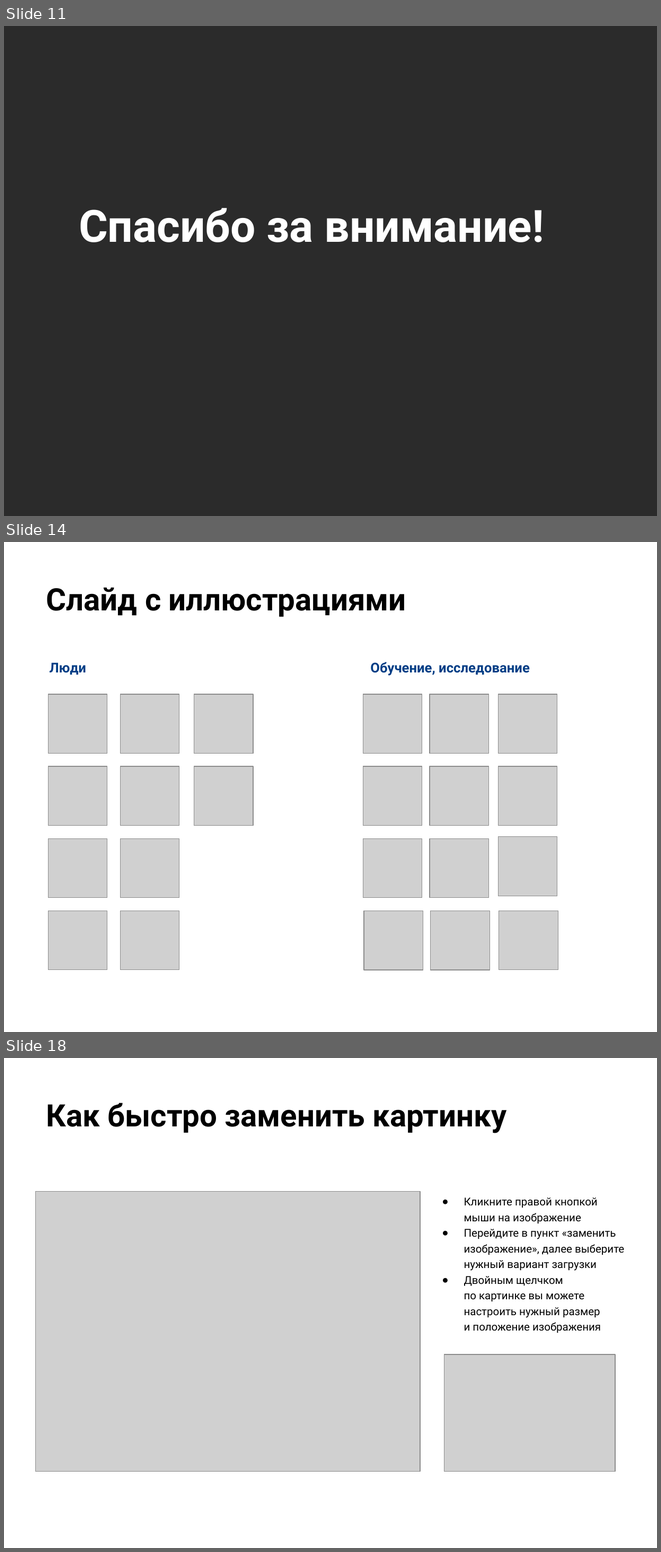
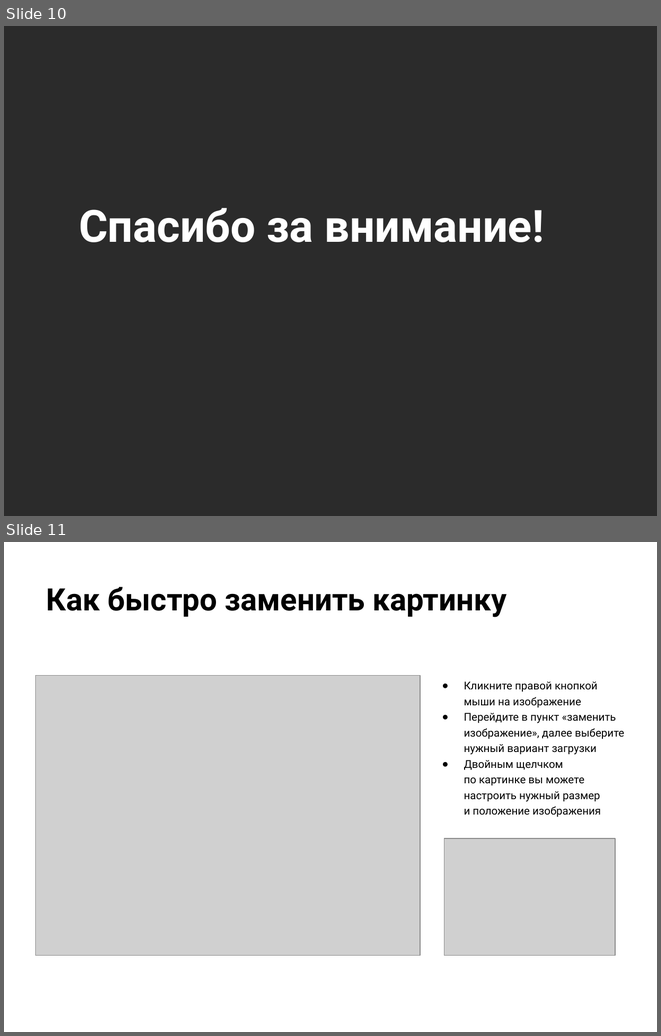
Before and after one commit to KateKorotkova/Otus.ProjectWork, a slide deck: Otus.ProjectWork.pptx. Shown one above the other, each under a label of ours: slides 11, 14 and 18 before the commit, slides 10 and 11 after it; the slides between them are not shown. The pictures are 661x1552 and 661x1036 pixels, drawn with LibreOffice and Linux fonts; fonts in the diff are those of the drawing; grey boxes stand for pictures; background and template pictures are left out; a plain dark background stands for a picture behind light text. Boxes give left, top, right and bottom in pixels: in the first picture for what was removed or moved away, otherwise in the second. Text is boxed around its words. In the diff, an @@ line names an element or a change of style, - is before the commit and + after.

```diff
--- a/Otus.ProjectWork.pptx
+++ b/Otus.ProjectWork.pptx
@@ slide 14 removed at (4, 542, 657, 1032), background picture (left out) @@
@@ title removed at (46, 587, 406, 617) @@
-Слайд с иллюстрациями
@@ subtitle removed at (50, 662, 86, 674) @@
-Люди
@@ subtitle removed at (370, 662, 530, 676) @@
-Обучение, исследование
@@ picture removed at (49, 694, 108, 753) @@
@@ picture removed at (120, 694, 179, 753) @@
@@ picture removed at (194, 694, 254, 753) @@
@@ picture removed at (363, 694, 423, 753) @@
@@ picture removed at (430, 694, 489, 753) @@
@@ picture removed at (498, 694, 558, 753) @@
@@ picture removed at (49, 766, 108, 826) @@
@@ picture removed at (120, 766, 179, 826) @@
@@ picture removed at (194, 766, 254, 826) @@
@@ picture removed at (363, 766, 423, 826) @@
@@ picture removed at (430, 766, 489, 826) @@
@@ picture removed at (498, 766, 558, 826) @@
@@ picture removed at (49, 838, 108, 898) @@
@@ picture removed at (120, 838, 179, 898) @@
@@ picture removed at (363, 838, 423, 898) @@
@@ picture removed at (430, 838, 489, 898) @@
@@ picture removed at (498, 837, 558, 896) @@
@@ picture removed at (49, 910, 108, 970) @@
@@ picture removed at (120, 910, 179, 970) @@
@@ picture removed at (364, 910, 423, 970) @@
@@ picture removed at (430, 910, 490, 970) @@
@@ picture removed at (499, 910, 558, 970) @@
@@ what was slide 11 is now slide 10 @@
@@ what was slide 18 is now slide 11 @@
```
Also in this commit, not shown: 3 slides changed, 4 slides added, 10 other slides removed.
